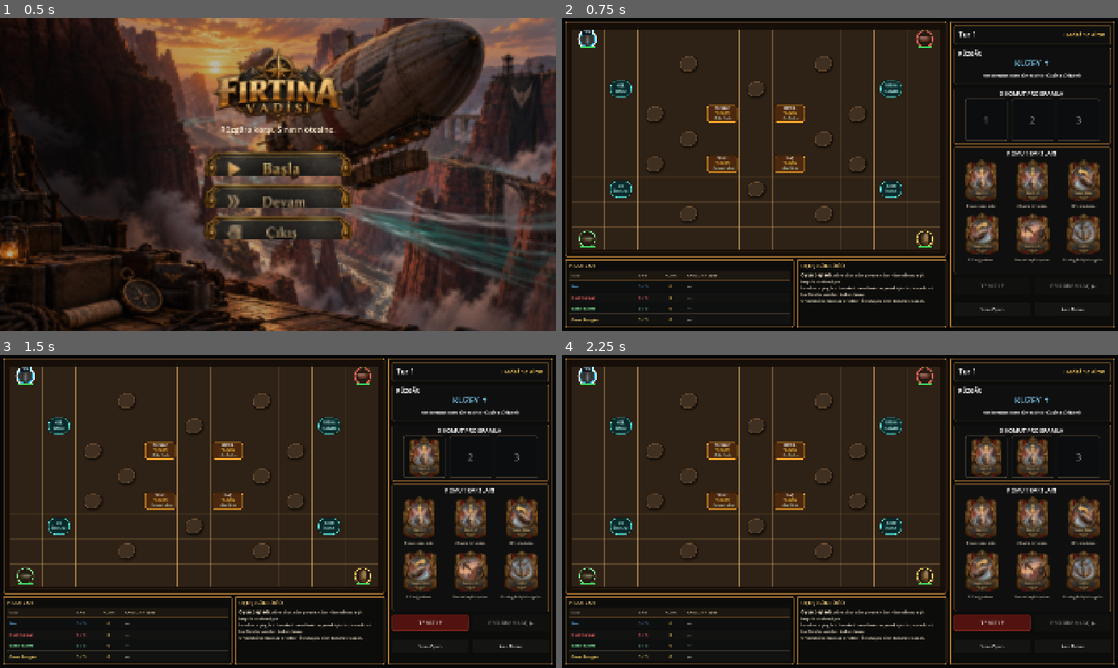
Above: before the commit, frames 1-4 (two rows, left to right).
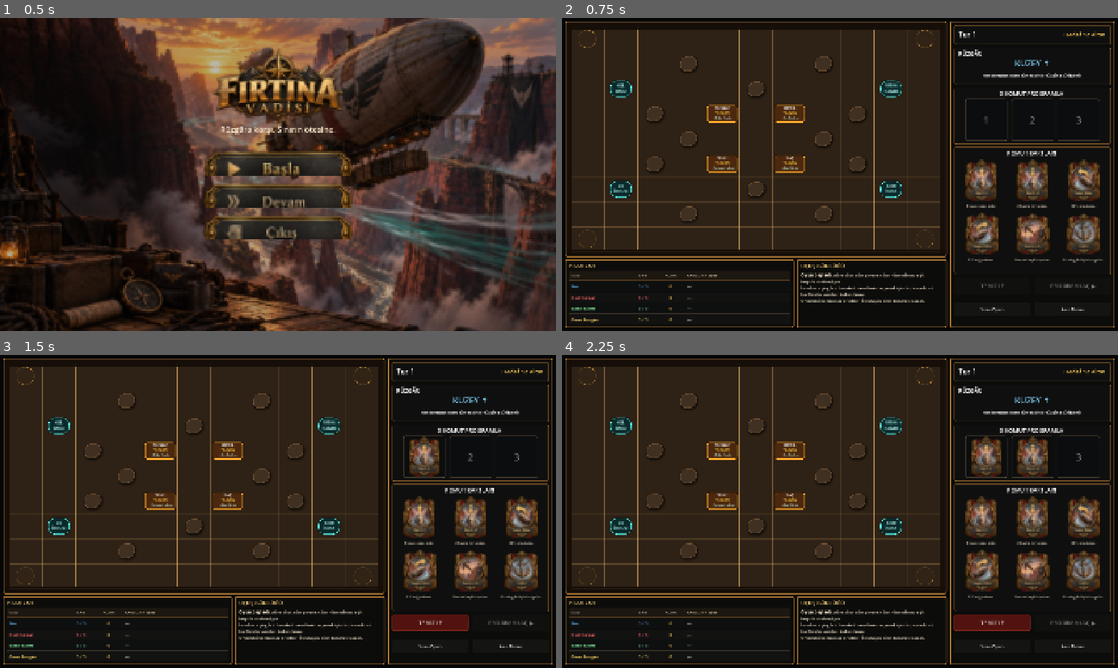
Above: after the commit, the same moments.

Repository: SerkanAydin06/Firtina-Vadisi
Game: Godot game, scene res://scenes/main.tscn
Same seed, same stepped clock (60 frames per second), same inputs: the game is played once before the commit and once after it.
Inputs (mouse positions are in pixels of both pictures, inside the frame that each line leads up to):
- Up to frame 1 (0.5 s): no input
- Up to frame 2 (0.75 s): click (840, 161) at 0.5 s
- Up to frame 3 (1.5 s): click (417, 517) at 1.25 s
- Up to frame 4 (2.25 s): click (1034, 517) at 2 s

Frame 1 is identical in both runs. In frame 2, 0.4% of the frame differs, in the area x 2-67%, y 3-74%; in frame 3, 0.4%; in frame 4, 0.4%.

Commit message:
Gemilerin tüm görsellerini sahne node'larına taşı

Diff:
--- a/scripts/airship_token.gd
+++ b/scripts/airship_token.gd
@@ -12,86 +12,84 @@
 @export_range(1, 4, 1) var player_id: int = 1:
 	set(value):
 		player_id = value
-		queue_redraw()
+		_sync_visuals()
 @export_range(0, 3, 1) var facing: int = 0:
 	set(value):
 		facing = value
-		queue_redraw()
+		_sync_visuals()
 @export var body_color: Color = Color.WHITE:
 	set(value):
 		body_color = value
-		queue_redraw()
+		_sync_visuals()
 @export_range(0, 3, 1) var hp: int = 3:
 	set(value):
 		hp = value
-		queue_redraw()
+		_sync_visuals()
 @export var has_cargo: bool = false:
 	set(value):
 		has_cargo = value
-		queue_redraw()
+		_sync_visuals()
 @export var highlight_human_player: bool = true:
 	set(value):
 		highlight_human_player = value
-		queue_redraw()
+		_sync_visuals()
 
 func _ready() -> void:
 	mouse_filter = Control.MOUSE_FILTER_IGNORE
 	clip_contents = true
-	queue_redraw()
+	_sync_visuals()
+	_sync_geometry()
 
 func setup(id: int, color: Color) -> void:
 	player_id = id
 	body_color = color
 	mouse_filter = Control.MOUSE_FILTER_IGNORE
-	queue_redraw()
+	_sync_visuals()
 
 func set_state(new_facing: int, new_hp: int, cargo: bool) -> void:
 	facing = new_facing
 	hp = new_hp
 	has_cargo = cargo
-	queue_redraw()
+	_sync_visuals()
 
-func _draw() -> void:
-	var s: float = minf(size.x, size.y)
-	var center: Vector2 = size * 0.5
-	var ring_radius: float = s * 0.39
-	var texture: Texture2D = SHIP_TEXTURES.get(player_id, null)
+func _sync_visuals() -> void:
+	if not is_inside_tree():
+		return
+	var sprite: TextureRect = get_node_or_null("SpriteHolder/ShipSprite") as TextureRect
+	var holder: Control = get_node_or_null("SpriteHolder") as Control
+	var human_halo: Panel = get_node_or_null("HumanHalo") as Panel
+	var human_inner: Panel = get_node_or_null("HumanInner") as Panel
+	var opponent_ring: Panel = get_node_or_null("OpponentRing") as Panel
+	var badge: Panel = get_node_or_null("HumanBadge") as Panel
+	var cargo_marker: Panel = get_node_or_null("CargoMarker") as Panel
+	var hp_bar: ProgressBar = get_node_or_null("HPBar") as ProgressBar
 	var is_human_ship: bool = highlight_human_player and player_id == 1
 
-	if is_human_ship:
-		draw_circle(center, s * 0.455, Color(0.15, 0.76, 1.0, 0.13))
-		draw_arc(center, s * 0.435, 0.0, TAU, 48, Color(0.92, 0.99, 1.0, 1.0), 5.0, true)
-		draw_arc(center, s * 0.365, 0.0, TAU, 48, Color(0.12, 0.72, 1.0, 1.0), 3.0, true)
-	else:
-		draw_circle(center, ring_radius * 1.04, Color(0.03, 0.025, 0.02, 0.32))
-		draw_arc(center, ring_radius, 0.0, TAU, 36, body_color.lightened(0.12), 3.0, true)
+	if sprite != null:
+		sprite.texture = SHIP_TEXTURES.get(player_id, null)
+	if holder != null:
+		holder.rotation = deg_to_rad(float(facing) * 90.0)
+	if human_halo != null:
+		human_halo.visible = is_human_ship
+	if human_inner != null:
+		human_inner.visible = is_human_ship
+	if badge != null:
+		badge.visible = is_human_ship
+	if opponent_ring != null:
+		opponent_ring.visible = not is_human_ship
+		opponent_ring.modulate = body_color.lightened(0.12)
+	if cargo_marker != null:
+		cargo_marker.visible = has_cargo
+	if hp_bar != null:
+		hp_bar.value = hp
 
-	if texture != null:
-		var tex_size: Vector2 = texture.get_size()
-		var max_extent: float = s * 0.70
-		var draw_scale: float = minf(max_extent / maxf(tex_size.x, 1.0), max_extent / maxf(tex_size.y, 1.0))
-		var target_size: Vector2 = tex_size * draw_scale
-		var angle: float = deg_to_rad(float(facing) * 90.0)
-		draw_set_transform(center, angle, Vector2.ONE)
-		draw_texture_rect(texture, Rect2(-target_size * 0.5, target_size), false)
-		draw_set_transform(Vector2.ZERO, 0.0, Vector2.ONE)
-	else:
-		draw_circle(center, ring_radius * 0.72, body_color)
+func _sync_geometry() -> void:
+	if not is_inside_tree():
+		return
+	var holder: Control = get_node_or_null("SpriteHolder") as Control
+	if holder != null:
+		holder.pivot_offset = size * 0.5
 
-	if is_human_ship:
-		var badge_width: float = s * 0.54
-		var badge_height: float = maxf(18.0, s * 0.19)
-		var badge_rect := Rect2(center.x - badge_width * 0.5, 2.0, badge_width, badge_height)
-		draw_rect(badge_rect, Color(0.015, 0.075, 0.11, 0.96), true)
-		draw_rect(badge_rect, Color(0.72, 0.96, 1.0, 1.0), false, 2.0)
-		var badge_font_size: int = maxi(11, int(s * 0.13))
-		draw_string(ThemeDB.fallback_font, badge_rect.position + Vector2(0.0, badge_rect.size.y * 0.73), "SEN", HORIZONTAL_ALIGNMENT_CENTER, badge_rect.size.x, badge_font_size, Color(0.95, 1.0, 1.0, 1.0))
-
-	if has_cargo:
-		var cargo_rect := Rect2(center.x + s * 0.13, center.y + s * 0.12, s * 0.17, s * 0.17)
-		draw_rect(cargo_rect, Color(1.0, 0.78, 0.16), true)
-		draw_rect(cargo_rect.grow(2.0), Color(0.15, 0.10, 0.05), false, 2.0)
-
-	var hp_ratio: float = clampf(float(hp) / 3.0, 0.0, 1.0)
-	draw_rect(Rect2(s * 0.14, s * 0.86, s * 0.72, 6.0), Color(0.08, 0.08, 0.08, 0.92), true)
-	draw_rect(Rect2(s * 0.14, s * 0.86, s * 0.72 * hp_ratio, 6.0), Color(0.25, 0.95, 0.40, 0.95), true)
+func _notification(what: int) -> void:
+	if what == NOTIFICATION_RESIZED and is_inside_tree():
+		call_deferred("_sync_geometry")
